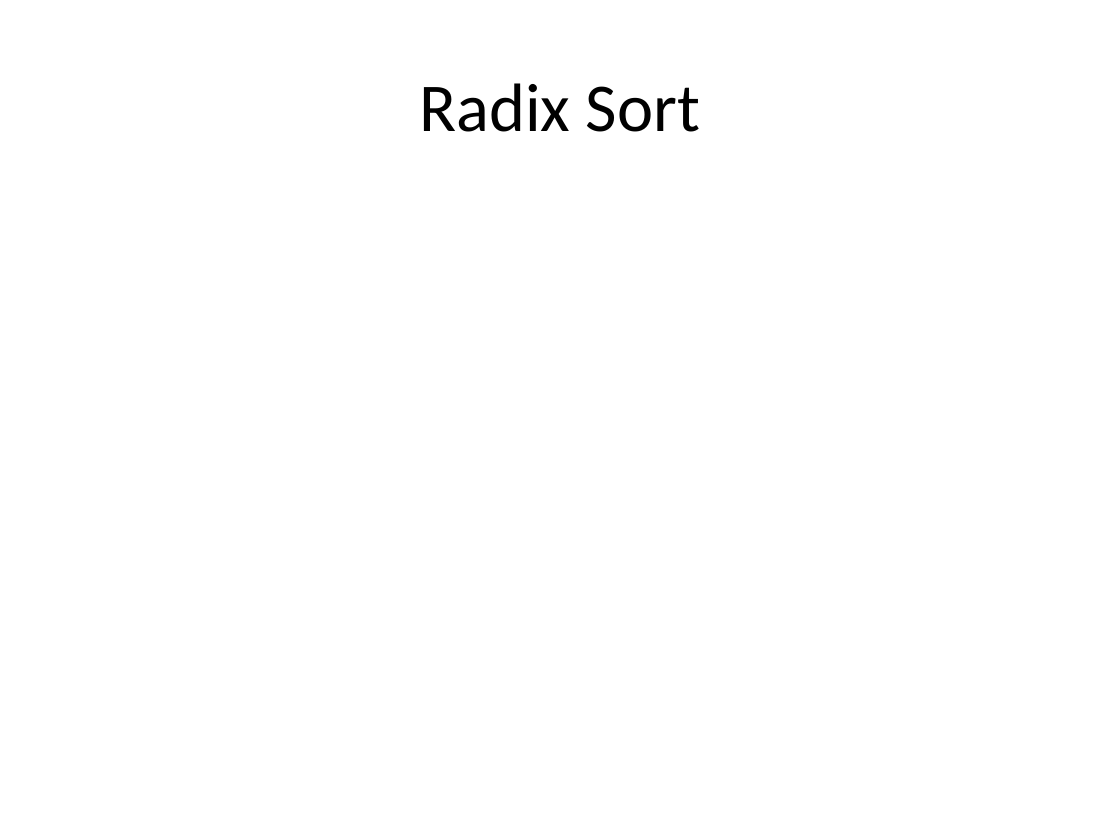
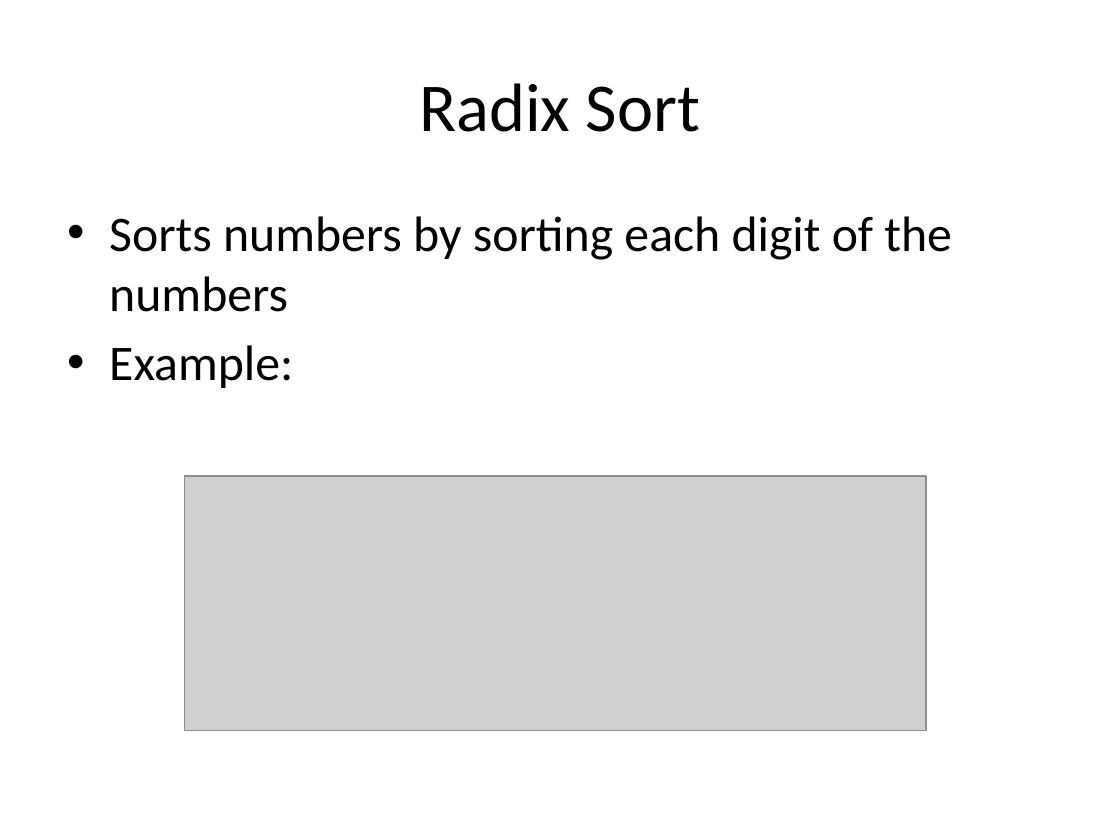
Before and after one commit to jgibson5/comparch-final, a slide deck: slide 5 of All_sorts_of_sort.pptx. Drawn at 1120x840 pixels with LibreOffice and Linux fonts; fonts in the diff are those of the drawing; grey boxes stand for pictures. Boxes give left, top, right and bottom in pixels: in the first picture for what was removed or moved away, otherwise in the second. Text is boxed around its words. In the diff, an @@ line names an element or a change of style, - is before the commit and + after.

```diff
--- a/All_sorts_of_sort.pptx
+++ b/All_sorts_of_sort.pptx
@@ text added at bbox=[109, 216, 952, 388], 32 pt, text #000000 @@
+• Sorts numbers by sorting each digit of the numbers
+• Example:
@@ picture added at bbox=[184, 476, 925, 730] @@
```
Also in this commit, not shown: 3 other slides changed.
